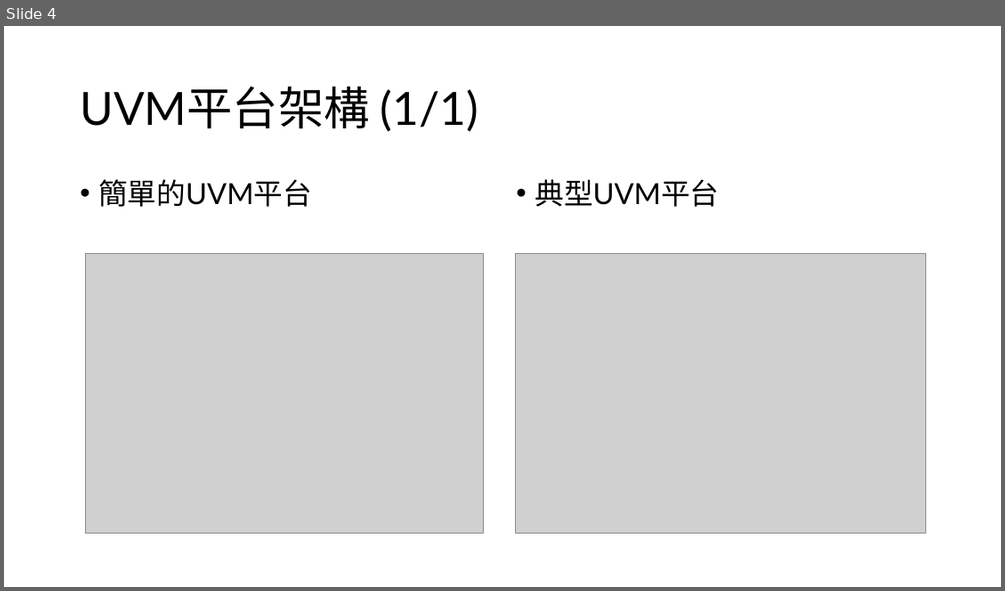
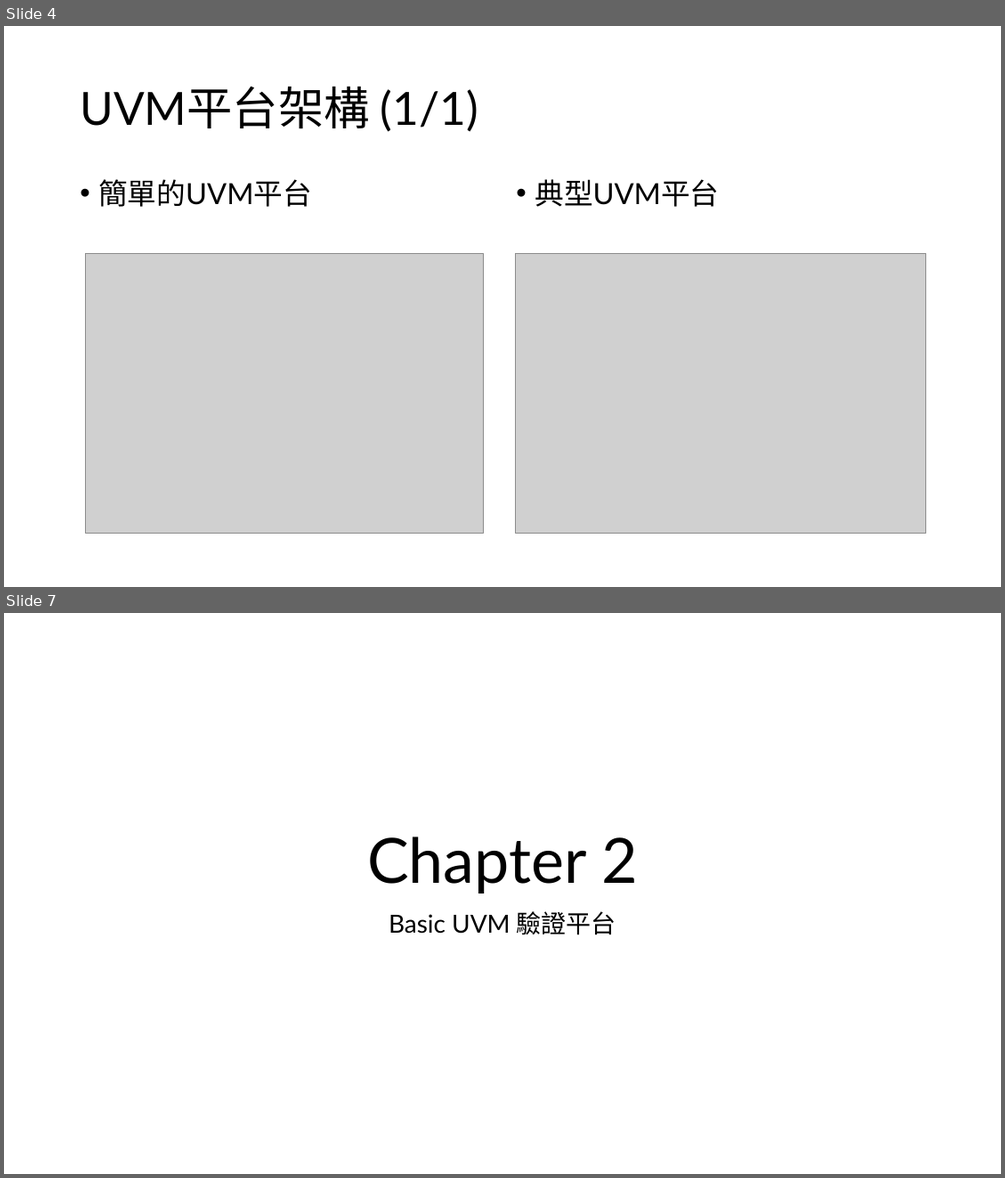
Before and after one commit to s9001055/DV_learning, a slide deck: UVM/UVM.pptx. Shown one above the other, each under a label of ours: slide 4 before the commit, slides 4 and 7 after it; the slides between them are not shown. The pictures are 1005x591 and 1005x1178 pixels, drawn with LibreOffice and Linux fonts; fonts in the diff are those of the drawing; grey boxes stand for pictures. Boxes give left, top, right and bottom in pixels: in the first picture for what was removed or moved away, otherwise in the second. Text is boxed around its words. In the diff, an @@ line names an element or a change of style, - is before the commit and + after.

```diff
--- a/UVM/UVM.pptx
+++ b/UVM/UVM.pptx
@@ slide 7 added at bbox=[4, 613, 1001, 1174], background #FFFFFF @@
@@ title added at bbox=[367, 836, 638, 893], 60 pt, text #000000 @@
+Chapter 2
@@ subtitle added at bbox=[388, 911, 616, 935], 24 pt, text #000000 @@
+Basic UVM 驗證平台
```
Also in this commit, not shown: 3 slides changed, 2 other slides added, 11 other files.
